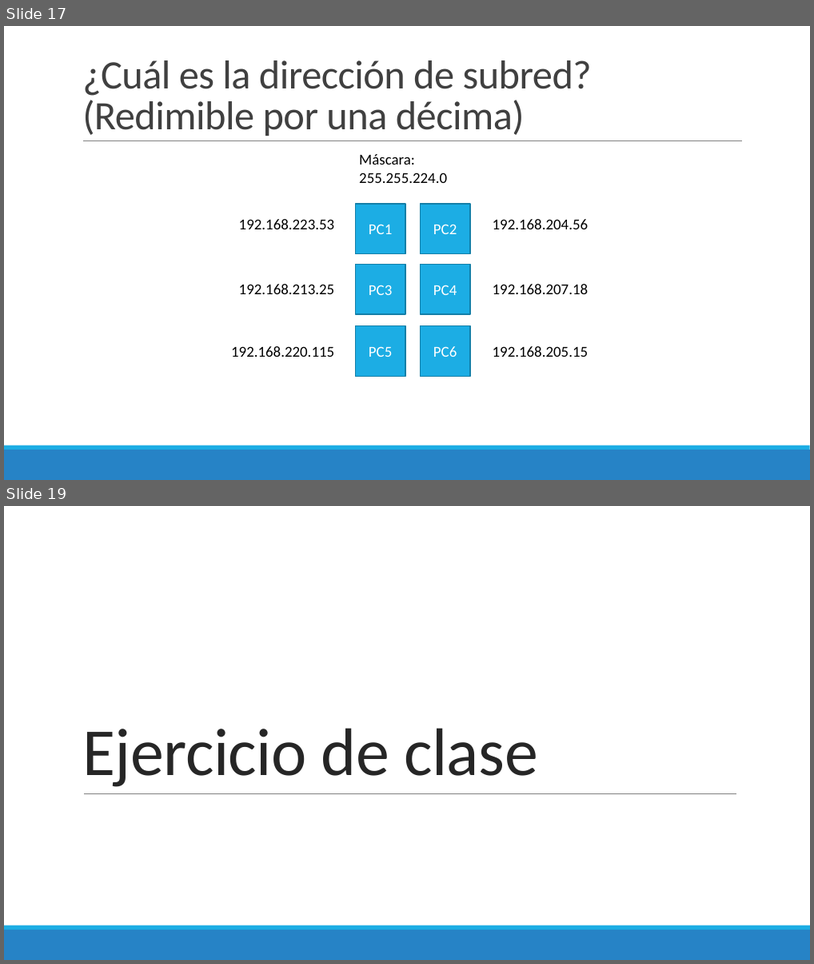
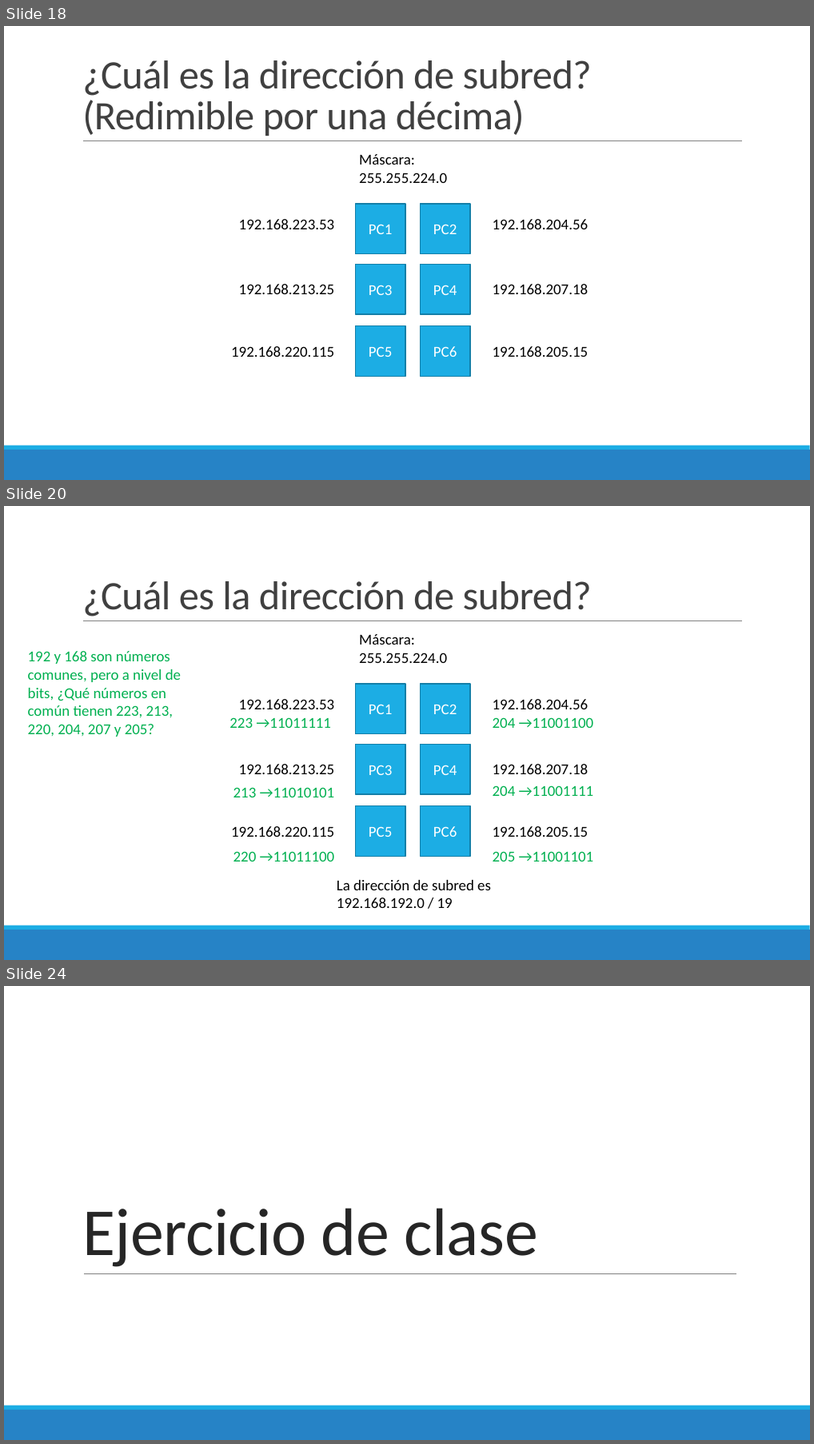
Before and after one commit to Domiciano/ProgramacionEnRed191, a slide deck: Semana 2/Presentación.pptx. Shown one above the other, each under a label of ours: slides 17 and 19 before the commit, slides 18, 20 and 24 after it; the slides between them are not shown. The pictures are 814x964 and 814x1444 pixels, drawn with LibreOffice and Linux fonts; fonts in the diff are those of the drawing. Boxes give left, top, right and bottom in pixels: in the first picture for what was removed or moved away, otherwise in the second. Text is boxed around its words. In the diff, an @@ line names an element or a change of style, - is before the commit and + after.

Commit message:
Procedimientos para obtener máscaras de subred y las direcciones de red

```diff
--- a/Semana 2/Presentación.pptx
+++ b/Semana 2/Presentación.pptx
@@ slide 20 added at (4, 506, 810, 960), background #FFFFFF; not listed: 3 template elements that a slide beside it also shows @@
@@ title added at (82, 581, 592, 616), 48 pt, text #404040 @@
+¿Cuál es la dirección de subred?
@@ text added at (359, 634, 447, 663), 18 pt, text #000000 @@
+Máscara: 255.255.224.0
@@ text added at (28, 651, 181, 736), 18 pt, text #00B050 @@
+192 y 168 son números comunes, pero a nivel de bits, ¿Qué números en común tienen 223, 213, 220, 204, 207 y 205?
@@ rectangle added at (355, 684, 406, 734), fill #1CADE4, outline #1580A9 1.25 pt, 18 pt, text #FFFFFF @@
+PC1
@@ rectangle added at (420, 684, 470, 734), fill #1CADE4, outline #1580A9 1.25 pt, 18 pt, text #FFFFFF @@
+PC2
@@ text added at (230, 717, 331, 728), 18 pt, text #00B050 @@
+223 →11011111
@@ text added at (239, 699, 334, 709), 18 pt, text #000000 @@
+192.168.223.53
@@ text added at (493, 699, 588, 709), 18 pt, text #000000 @@
+192.168.204.56
@@ text added at (493, 717, 594, 728), 18 pt, text #00B050 @@
+204 →11001100
@@ rectangle added at (355, 744, 406, 794), fill #1CADE4, outline #1580A9 1.25 pt, 18 pt, text #FFFFFF @@
+PC3
@@ rectangle added at (420, 744, 470, 794), fill #1CADE4, outline #1580A9 1.25 pt, 18 pt, text #FFFFFF @@
+PC4
@@ text added at (239, 764, 334, 774), 18 pt, text #000000 @@
+192.168.213.25
@@ text added at (493, 764, 588, 774), 18 pt, text #000000 @@
+192.168.207.18
@@ text added at (234, 787, 335, 797), 18 pt, text #00B050 @@
+213 →11010101
@@ text added at (493, 785, 594, 796), 18 pt, text #00B050 @@
+204 →11001111
@@ rectangle added at (355, 806, 406, 856), fill #1CADE4, outline #1580A9 1.25 pt, 18 pt, text #FFFFFF @@
+PC5
@@ rectangle added at (420, 806, 470, 856), fill #1CADE4, outline #1580A9 1.25 pt, 18 pt, text #FFFFFF @@
+PC6
@@ text added at (231, 826, 334, 836), 18 pt, text #000000 @@
+192.168.220.115
@@ text added at (493, 826, 588, 836), 18 pt, text #000000 @@
+192.168.205.15
@@ text added at (234, 851, 335, 861), 18 pt, text #00B050 @@
+220 →11011100
@@ text added at (493, 851, 594, 861), 18 pt, text #00B050 @@
+205 →11001101
@@ text added at (337, 880, 491, 908), 18 pt, text #000000 @@
+La dirección de subred es
+192.168.192.0 / 19
@@ what was slide 17 is now slide 18 @@
@@ what was slide 19 is now slide 24 @@
```
Also in this commit, not shown: 2 slides changed, 4 other slides added, 2 other files.
